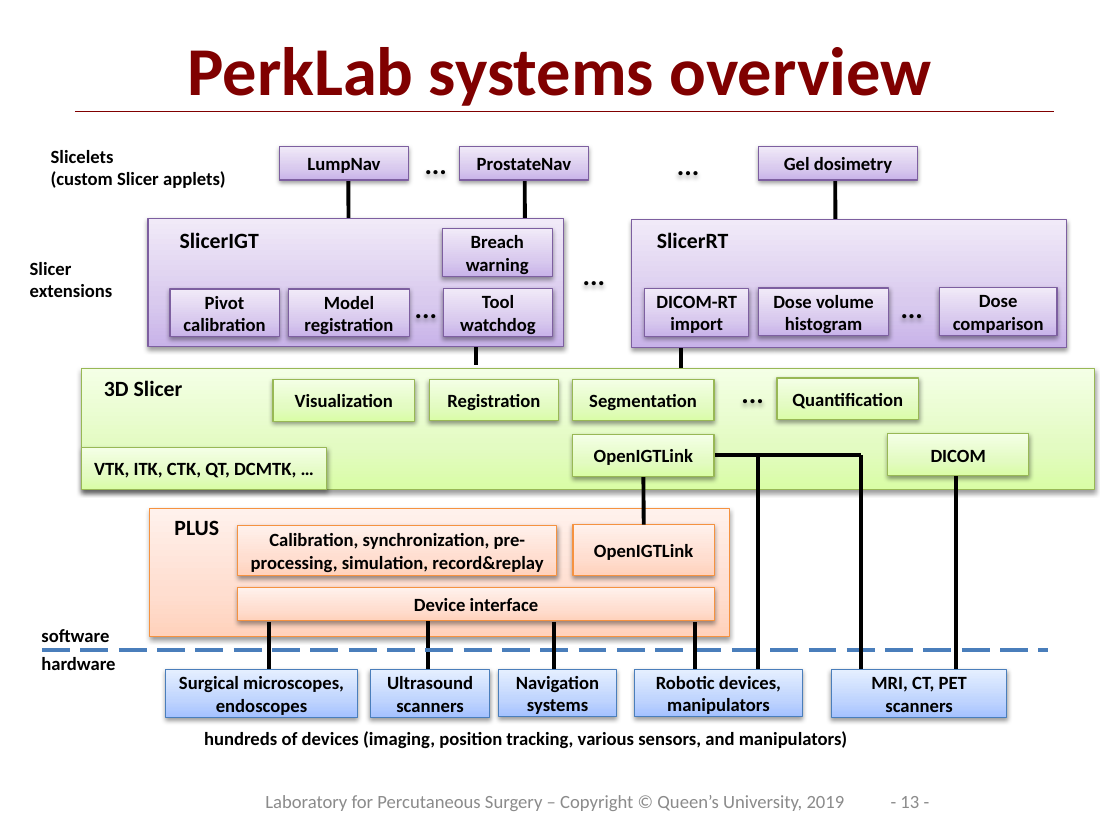
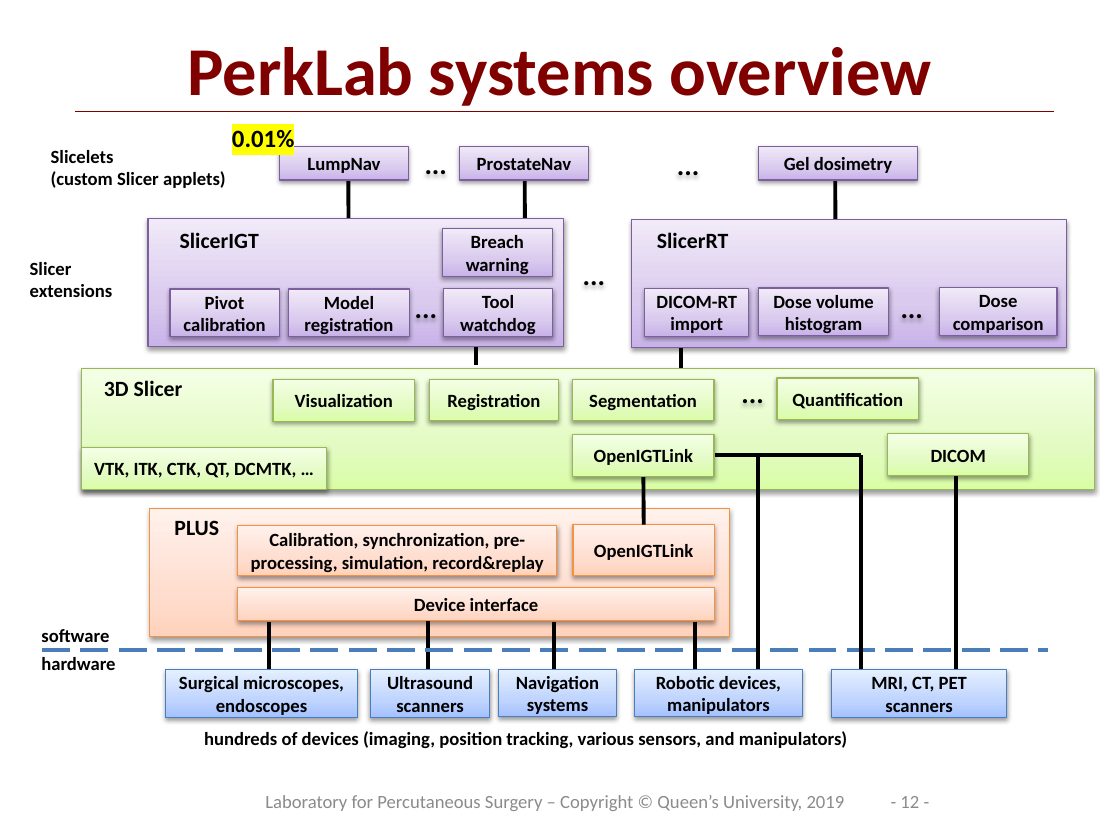
Before and after one commit to PerkLab/PerkLabBootcamp, a slide deck: slide 12 of Doc/day1_1_PerkLabResearchMethodology.pptx (slide 13 before the commit). Drawn at 1120x840 pixels with LibreOffice and Linux fonts; fonts in the diff are those of the drawing; background and template pictures are left out. Boxes give left, top, right and bottom in pixels: in the first picture for what was removed or moved away, otherwise in the second. Text is boxed around its words. In the diff, an @@ line names an element or a change of style, - is before the commit and + after.

Commit message:
Update day1 slides for 2019

```diff
--- a/Doc/day1_1_PerkLabResearchMethodology.pptx
+++ b/Doc/day1_1_PerkLabResearchMethodology.pptx
@@ text added at [232,130,294,148], 16 pt, text #000000, bold @@
+0.01%
@@ page number at [900,796,919,808]: text changed @@
-- 13 -
+- 12 -
```
Also in this commit, not shown: 2 slides removed, 2 other files.
